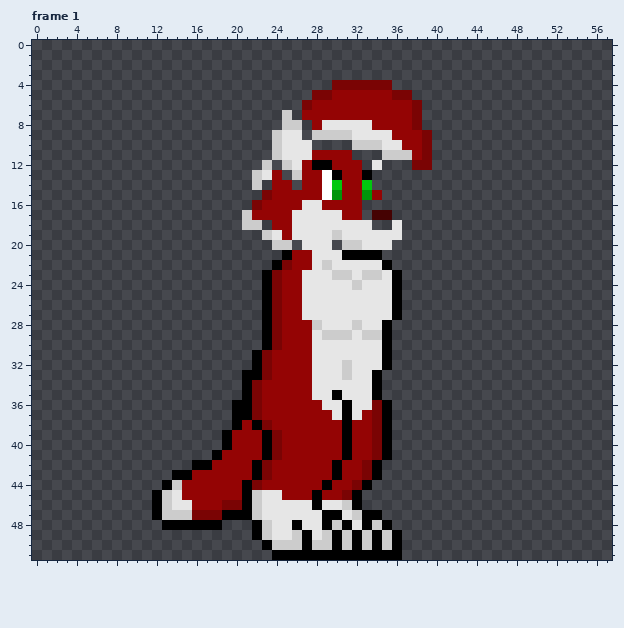
Pixel-art file, stored at TerraGuardian Sprites/Demonic Paw.aseprite. The picture above was drawn from the file before the commit.
58x52 pixels, 36 frames. Shown: frame 1. The commit also changed other frames, which this record leaves out.
And afterwards:
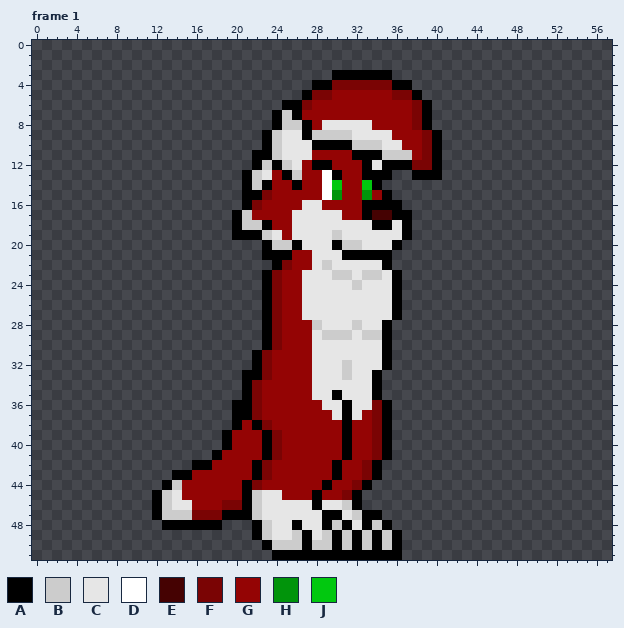
Palette (. is transparent): A #000000  B #cccccc  C #e6e6e6  D #ffffff  E #450202  F #7a0404  G #940404  H #01940b  J #01c80f
The exact change:
layer "Head" now shown
layer "Head Fur" now shown
--- frame 1, layers "Head Fur", "Head"
@@ x 18..42 @@
  2 .........................
- 3 .........................
- 4 ............FFFFFF.......
- 5 ..........FFGGGGGGFF.....
- 6 .........FGGGGGGGGGGF....
- 7 .......B.GGGGGGGGGGGF....
- 8 .......BB.GCCCCCGGGGF....
- 9 ......BCC.BBBBCCCCGGGF...
-10 ......BCCC....BBBCCGGF...
-11 ......BCCCGGGG...BBBGF...
-12 .....B.BCGAAGGG.C...FF...
-13 ....BCG.BGGDAGGA.........
-14 ....B.GG.GGDJGGJ.........
-15 .....FGGGGGDHGGHG........
-16 ....FGGGGCCGGGG..........
-17 ...BGGGGCCCCCGG.EE.......
-18 ...BB.GGCCCCCCCC..C......
-19 .....BCGCCCCBCCCCCC......
-20 ......BB.CCC.BBCCC.......
-21 .......AGGCCCAAAA........
+ 3 ............AAAAAA.......
+ 4 ..........AAFFFFFFAA.....
+ 5 .........AFFGGGGGGFFA....
+ 6 .......AAFGGGGGGGGGGFA...
+ 7 ......ABAGGGGGGGGGGGFA...
+ 8 ......ABBAGCCCCCGGGGFA...
+ 9 .....ABCCABBBBCCCCGGGFA..
+10 .....ABCCCAAAABBBCCGGFA..
+11 ....AABCCCGGGGAAABBBGFA..
+12 ....ABABCGAAGGGACAAAFFA..
+13 ...ABCGABGGDAGGAAA..AAA..
+14 ...ABAGGAGGDJGGJA........
+15 ...AAFGGGGGDHGGHGA.......
+16 ...AFGGGGCCGGGGAAAA......
+17 ..ABGGGGCCCCCGGAEEAA.....
+18 ..ABBAGGCCCCCCCCAACA.....
+19 ..AAABCGCCCCBCCCCCCA.....
+20 .....ABBACCCABBCCCA......
+21 .....AAAGGCCCAAAAA.......
 22 ......AFGGCBCCCCCA.......
Boxes around the changes in both pictures, in picture pixels (x1, y1, x2, y2):
added: (232, 70, 442, 260)
